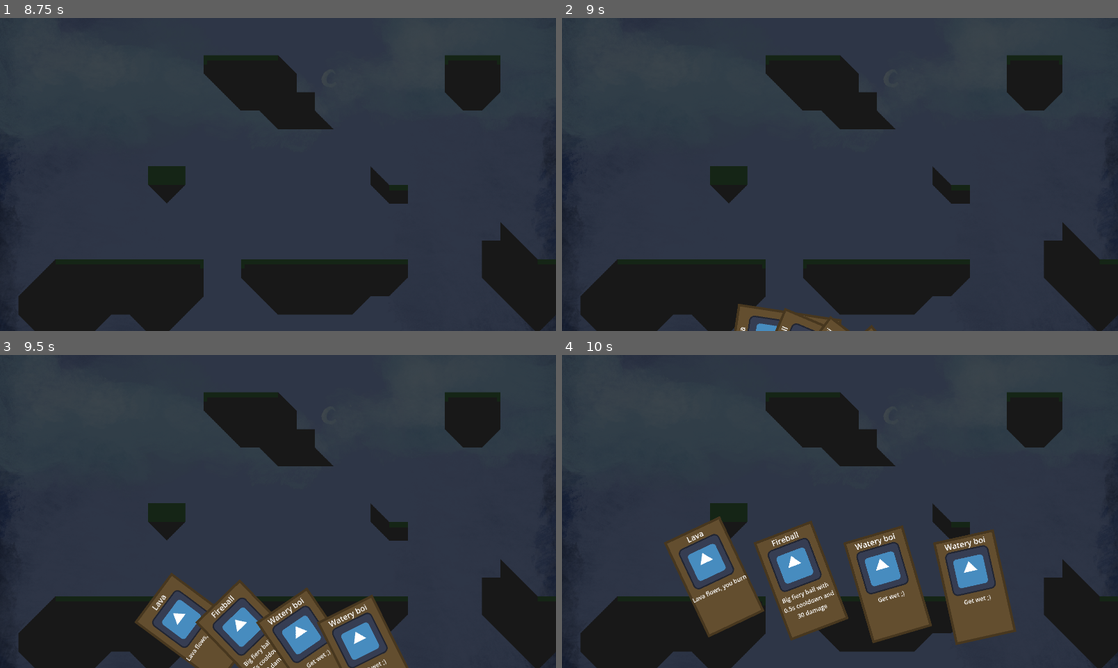
Above: before the commit, frames 1-4 (two rows, left to right).
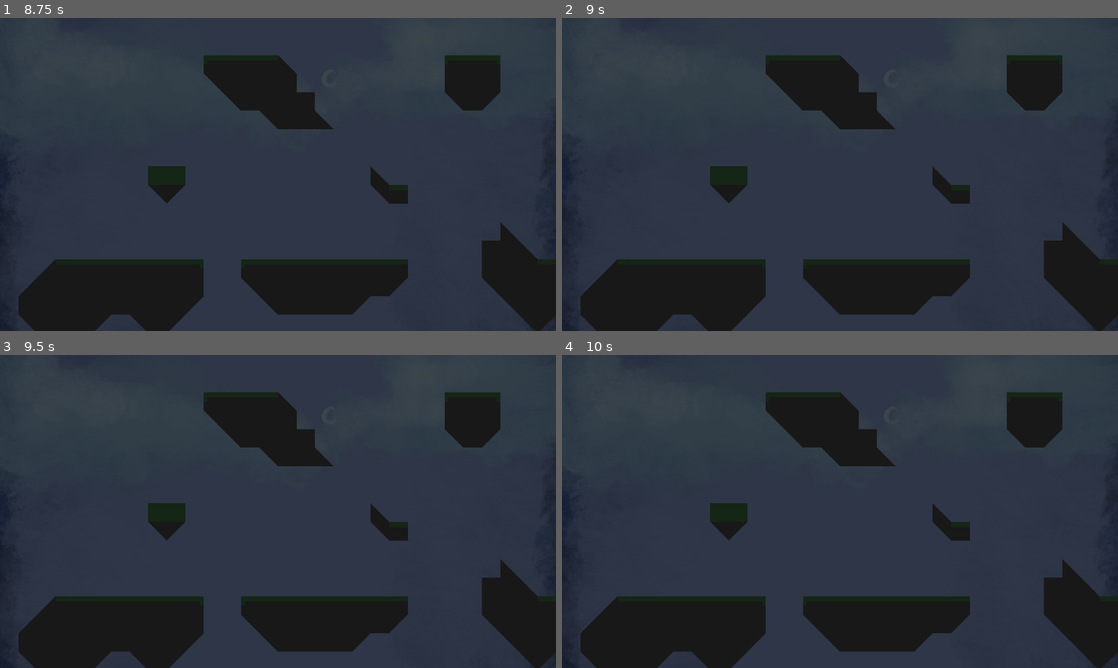
Above: after the commit, the same moments.

Repository: RealityGalaxy/Varis
Game: Godot game, scene res://scenes/menus/main_menu/main_menu.tscn
Two runs of this game, one before a commit and one after it. Both use one fixed random seed, a clock stepped at 60 frames per second and the inputs below. The engine's default icon, where the game draws it, is replaced by a stand-in: a white triangle on a blue panel in a dark square.
Inputs (mouse positions are in pixels of both pictures, inside the frame that each line leads up to):
- Up to frame 1 (8.75 s): click "SINGLEPLAYER" at 0.5 s; move the mouse to (250, 237) at 1.27 s; hold Space (dash) 1.28-2.03 s; hold Right (right) 1.28-2.78 s; tap Up (up) at 1.52, 2.27, 3.77, 4.52, 5.27, 6.77, 7.52, 8.27 s; tap Enter at 2, 6.5 s; move the mouse to (444, 221) at 2.02 s; click (444, 221) at 2.1 s; move the mouse to (111, 127) at 2.77 s; hold Right mouse button (spell2) 2.78-3.53 s; hold Left (left) 2.78-5.03 s; move the mouse to (305, 174) at 3.52 s; tap Q (spell3) at 3.6, 8.1 s; move the mouse to (194, 96) at 4.27 s; hold E (spell4) 4.28-5.03 s; move the mouse to (400, 158) at 5.02 s; hold Right (right) from 5.03 s (still down); tap R (spell5) at 5.1 s; tap Space (dash) at 5.75 s; move the mouse to (166, 190) at 5.77 s; hold Space (dash) 5.78-6.53 s; move the mouse to (333, 105) at 6.52 s; click (333, 105) at 6.6 s; move the mouse to (250, 237) at 7.27 s; hold Right mouse button (spell2) 7.28-8.03 s; move the mouse to (444, 221) at 8.02 s
- Up to frame 2 (9 s): tap Space (dash) at 8.75 s; move the mouse to (673, 127) at 8.77 s; release Right (right) at 8.78 s; hold Left (left) from 8.78 s (still down); hold E (spell4) from 8.78 s (still down)
- Up to frame 3 (9.5 s): keep holding Left (left); keep holding E (spell4)
- Up to frame 4 (10 s): keep holding Left (left); move the mouse to (867, 511) at 9.52 s; release E (spell4) at 9.53 s; tap R (spell5) at 9.6 s; tap Up (up) at 9.77 s

Frame 1 is identical in both runs. In frame 2, 1.0% of the frame differs, in the area x 31-57%, y 91-100%; in frame 3, 8.8%; in frame 4, 13%, in the area x 18-82%, y 51-93%.

Commit message:
cards synced, collision removed

Diff:
--- a/Varis/scenes/character/Character.gd
+++ b/Varis/scenes/character/Character.gd
@@ -29,6 +29,7 @@
 	healthbar._init_healthbar(stats.current_health, stats.max_health)
 	manabar._init_healthbar(stats.current_mana, stats.max_mana)
 	anim.play("default")
+	set_collision_layer_value(player_num, true)
 
 
 func get_input():
@@ -142,6 +143,8 @@
 	if !is_multiplayer_authority() or GameStatus.pause_time:
 		return
 
+	GameStatus.set_player(player_num)
+
 	rpc("regen_mana", delta)
 
 	get_input()
--- a/Varis/scenes/character/char.tscn
+++ b/Varis/scenes/character/char.tscn
@@ -51,6 +51,8 @@
 [node name="CharacterBody2D" type="CharacterBody2D"]
 position = Vector2(100, 100)
 scale = Vector2(0.6, 0.6)
+collision_layer = 0
+collision_mask = 4
 floor_block_on_wall = false
 script = ExtResource("2_iyq3v")
 
--- a/Varis/scenes/level/GameManager.gd
+++ b/Varis/scenes/level/GameManager.gd
@@ -48,13 +48,17 @@
 	GameStatus.pause_time = true
 	text.visible = false
 	var tween = create_tween()
+	print(GameStatus.current_player)
+	print(GameStatus.winner_num)
 	tween.tween_property(dim, "modulate", Color(0,0,0,0.7), 1.5)
 	await tween.finished
-	for i in 4:
-		rpc("spawn_card", CardData.Cards.pick_random(), i)
+	if GameStatus.winner_num == GameStatus.current_player:
+		for i in 4:
+			rpc("spawn_card", inst_to_dict(CardData.Cards.pick_random()), i)
 
-@rpc("call_local")
-func spawn_card(card: Card, index: int):
+@rpc("any_peer", "call_local")
+func spawn_card(card, index: int):
+	card = dict_to_inst(card)
 	var card_scene = preload("res://scenes/menus/round_pick/card.tscn")
 	var card_obj = card_scene.instantiate()
 	card_obj.get_node("CardName").text = card.card_name
--- a/Varis/scenes/level/game_status.gd
+++ b/Varis/scenes/level/game_status.gd
@@ -8,7 +8,6 @@
 func set_player(num):
 	current_player = num
 
-
 func winner(num):
 	for i in players.size():
 		if players[i] != num:
--- a/Varis/scenes/level/level.tscn
+++ b/Varis/scenes/level/level.tscn
@@ -44,7 +44,8 @@
 
 [sub_resource type="TileSet" id="TileSet_ie8pg"]
 tile_size = Vector2i(64, 64)
-physics_layer_0/collision_layer = 1
+physics_layer_0/collision_layer = 4
+physics_layer_0/collision_mask = 4
 sources/0 = SubResource("TileSetAtlasSource_rfgjm")
 
 [node name="Level" type="Node2D"]
--- a/Varis/scenes/menus/round_pick/card.gd
+++ b/Varis/scenes/menus/round_pick/card.gd
@@ -3,10 +3,10 @@
 
 
 func _on_mouse_entered():
-	if GameStatus.current_player == GameStatus.winner_num:
+	if GameStatus.current_player != GameStatus.winner_num:
 		$Inside.color = Color("816741")
 
 
 func _on_mouse_exited():
-	if GameStatus.current_player == GameStatus.winner_num:
+	if GameStatus.current_player != GameStatus.winner_num:
 		$Inside.color = Color("634e2f")
--- a/Varis/scenes/multiplayer/MultiplayerSpawner.gd
+++ b/Varis/scenes/multiplayer/MultiplayerSpawner.gd
@@ -16,8 +16,6 @@
 func spawnPlayer(data):
 	var player = playerScene.instantiate()
 	player.set_multiplayer_authority(data)
-	GameStatus.players.push_back(player.player_num)
-	StatManager.add_player(player.player_num)
 	player.use_spell.connect(get_node("../SpellManager").on_spell_fire)
 	players[data] = player
 
@@ -27,6 +25,8 @@
 	index += 1;
 
 	player.player_num = index;
+	GameStatus.players.push_back(player.player_num)
+	StatManager.add_player(player.player_num)
 
 	return player
 
--- a/Varis/scenes/projectiles/basic_air/basicair.tscn
+++ b/Varis/scenes/projectiles/basic_air/basicair.tscn
@@ -7,6 +7,8 @@
 size = Vector2(87.5, 23.5)
 
 [node name="Projectile" type="Area2D"]
+collision_layer = 7
+collision_mask = 7
 script = ExtResource("1_w5o2c")
 
 [node name="Sprite2D" type="Sprite2D" parent="."]
--- a/Varis/scenes/projectiles/basic_fire/basicfire.tscn
+++ b/Varis/scenes/projectiles/basic_fire/basicfire.tscn
@@ -7,6 +7,8 @@
 size = Vector2(89, 37)
 
 [node name="Projectile" type="Area2D"]
+collision_layer = 7
+collision_mask = 7
 script = ExtResource("1_dqsyf")
 
 [node name="Sprite2D" type="Sprite2D" parent="."]
--- a/Varis/scenes/projectiles/projectile.tscn
+++ b/Varis/scenes/projectiles/projectile.tscn
@@ -7,6 +7,8 @@
 size = Vector2(78, 22)
 
 [node name="Projectile" type="Area2D"]
+collision_layer = 7
+collision_mask = 7
 script = ExtResource("1_13q56")
 
 [node name="Sprite2D" type="Sprite2D" parent="."]
